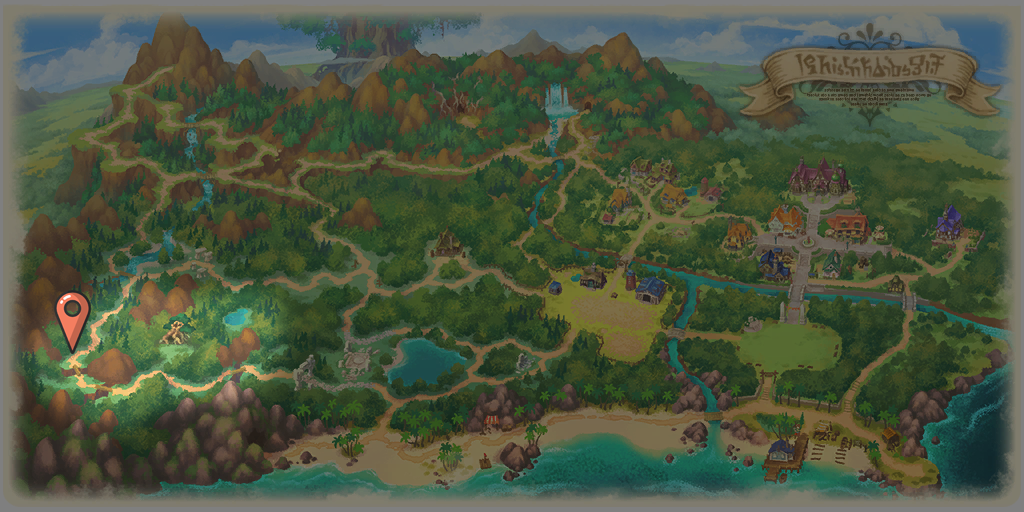
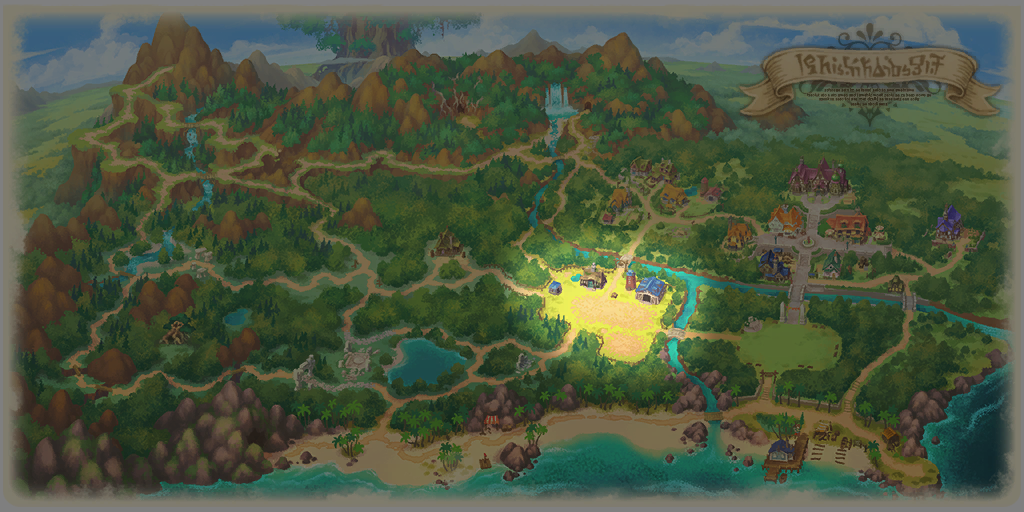
The second (1024, 512) image is a revision of the first. Changes to its layers:
hid "10520滾滾石" over box(54, 290, 91, 354)
hid "10500滾滾森林" over box(8, 216, 727, 448)
showed "10000大雄牧場" over box(8, 216, 727, 448)
